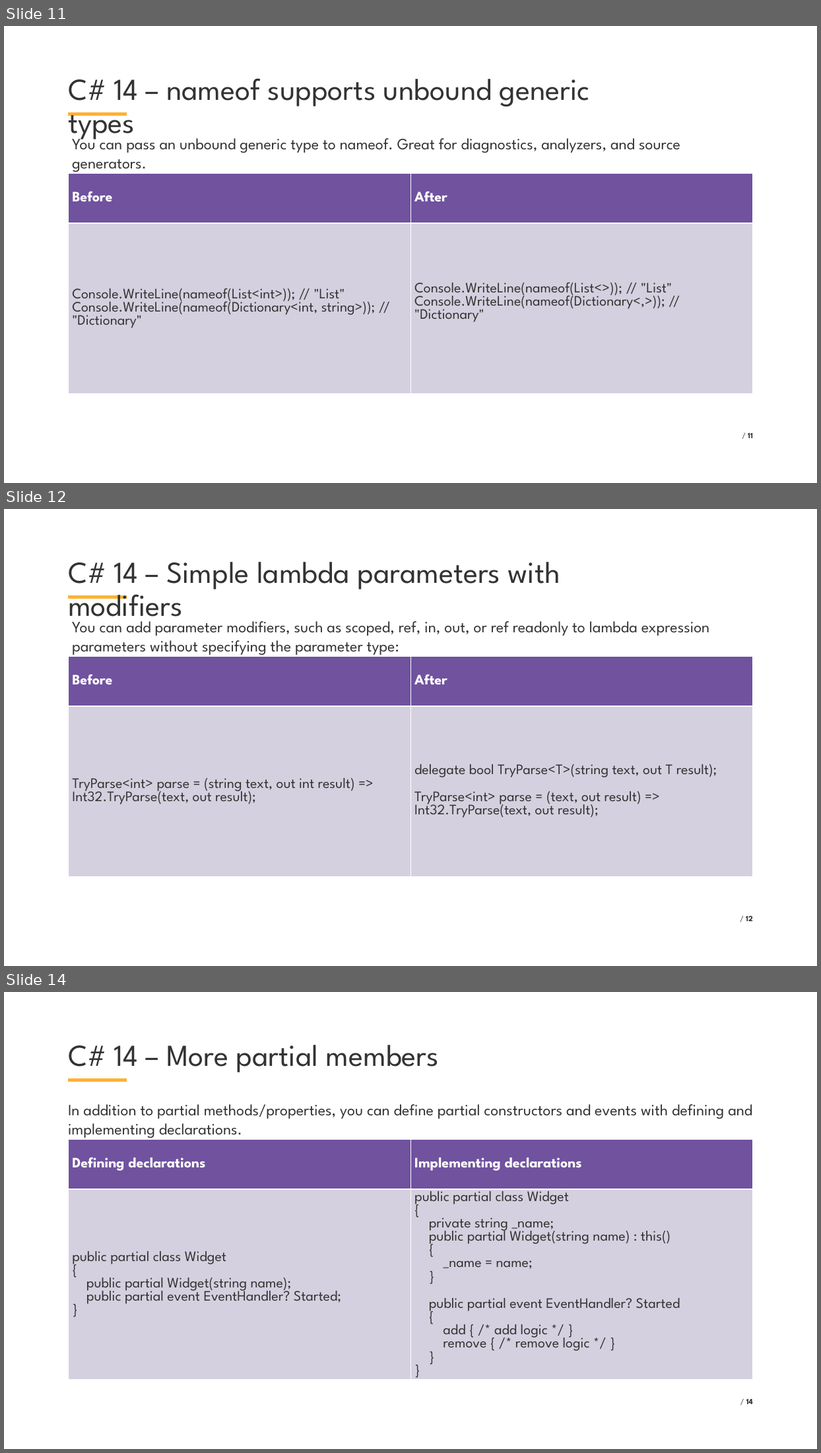
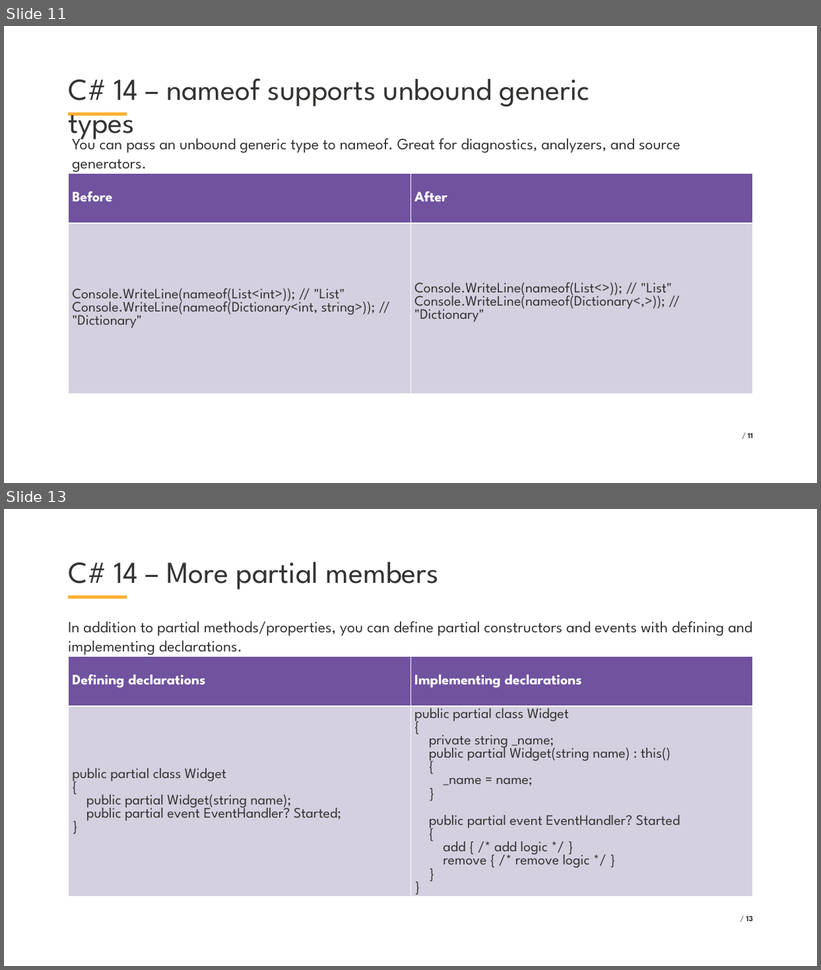
Before and after one commit to VladislavAntonyuk/AICalendar, a slide deck: .NET Conf 2025 - Ukraine (Eng).pptx. Shown one above the other, each under a label of ours: slides 11, 12 and 14 before the commit, slides 11 and 13 after it; the slides between them are not shown. The pictures are 821x1453 and 821x970 pixels, drawn with LibreOffice and Linux fonts; fonts in the diff are those of the drawing; background and template pictures are left out. Boxes give left, top, right and bottom in pixels: in the first picture for what was removed or moved away, otherwise in the second. Text is boxed around its words. In the diff, an @@ line names an element or a change of style, - is before the commit and + after.

```diff
--- a/.NET Conf 2025 - Ukraine (Eng).pptx
+++ b/.NET Conf 2025 - Ukraine (Eng).pptx
@@ slide 12 removed at (x1=4, y1=509, x2=817, y2=966), background #FFFFFF; not listed: 1 template element that a slide beside it also shows @@
@@ title removed at (x1=68, y1=562, x2=560, y2=625) @@
-C# 14 – Simple lambda parameters with modifiers
@@ text removed at (x1=72, y1=621, x2=710, y2=656) @@
-You can add parameter modifiers, such as scoped, ref, in, out, or ref readonly to lambda expression parameters without specifying the parameter type:
@@ table removed at (x1=68, y1=657, x2=753, y2=877), 2 rows, 2 columns @@
-Before | After
-TryParse<int> parse = (string text, out int result) => Int32.TryParse(text, out result); | delegate bool TryParse<T>(string text, out T result); / TryParse<int> parse = (text, out result) => Int32.TryParse(text, out result);
@@ page number removed at (x1=746, y1=916, x2=753, y2=921) @@
-/ 12
@@ what was slide 14 is now slide 13 @@
@@ page number at (x1=746, y1=916, x2=753, y2=921): text changed @@
-/ 14
+/ 13
```
Also in this commit, not shown: 5 slides changed, 2 other slides removed, 1 other file.
